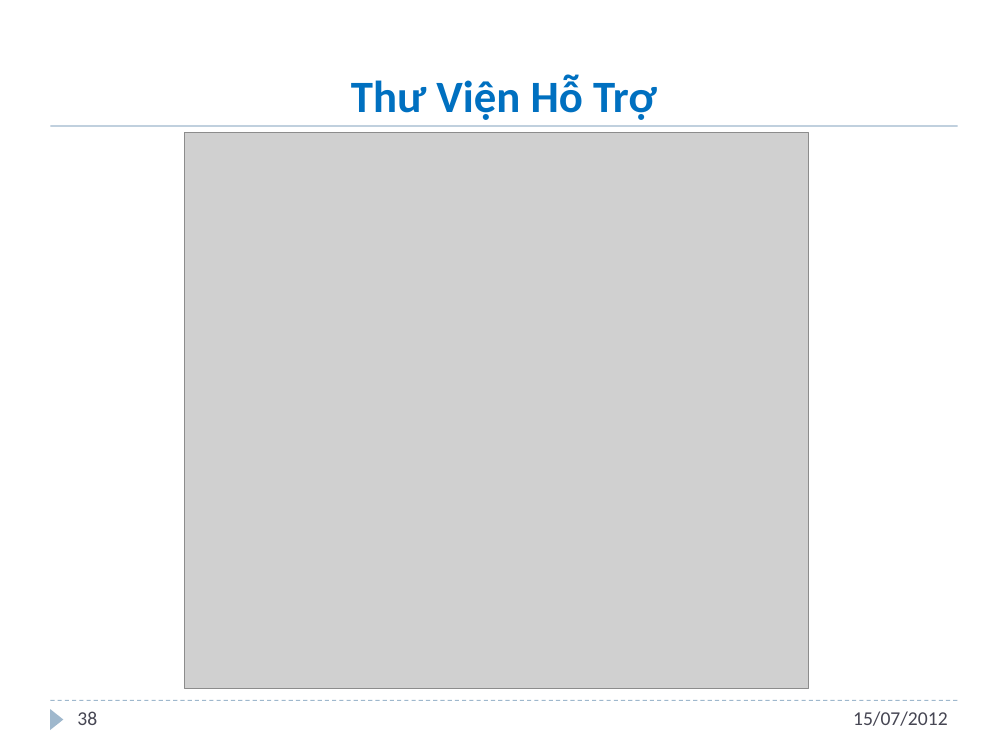
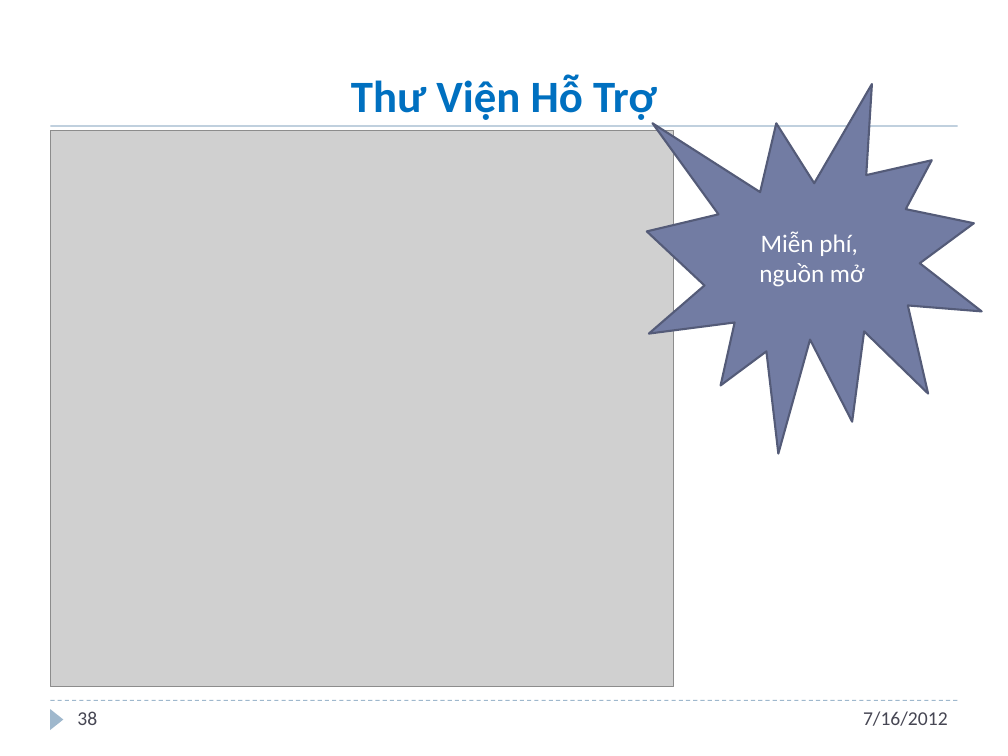
Before and after one commit to andungtra/he-thong-quan-ly-tuong-tac, a slide deck: slide 38 of Report/ppt/Presentation.pptx. Drawn at 1008x756 pixels with LibreOffice and Linux fonts; fonts in the diff are those of the drawing; grey boxes stand for pictures; background and template pictures are left out. Boxes give left, top, right and bottom in pixels: in the first picture for what was removed or moved away, otherwise in the second. Text is boxed around its words. In the diff, an @@ line names an element or a change of style, - is before the commit and + after.

```diff
--- a/Report/ppt/Presentation.pptx
+++ b/Report/ppt/Presentation.pptx
@@ irregular seal added at [647, 84, 982, 454], fill #727CA3, outline #545C79 1.5 pt, 18 pt, text #FFFFFF @@
+Miễn phí, nguồn mở
@@ picture: place and size @@
-picture at [184, 132, 808, 688]
+picture at [50, 130, 674, 686]
@@ text at [863, 711, 948, 726]: text changed @@
-15/07/2012
+7/16/2012
```
Also in this commit, not shown: 44 other slides changed, 2 slides added, 1 slide removed.
